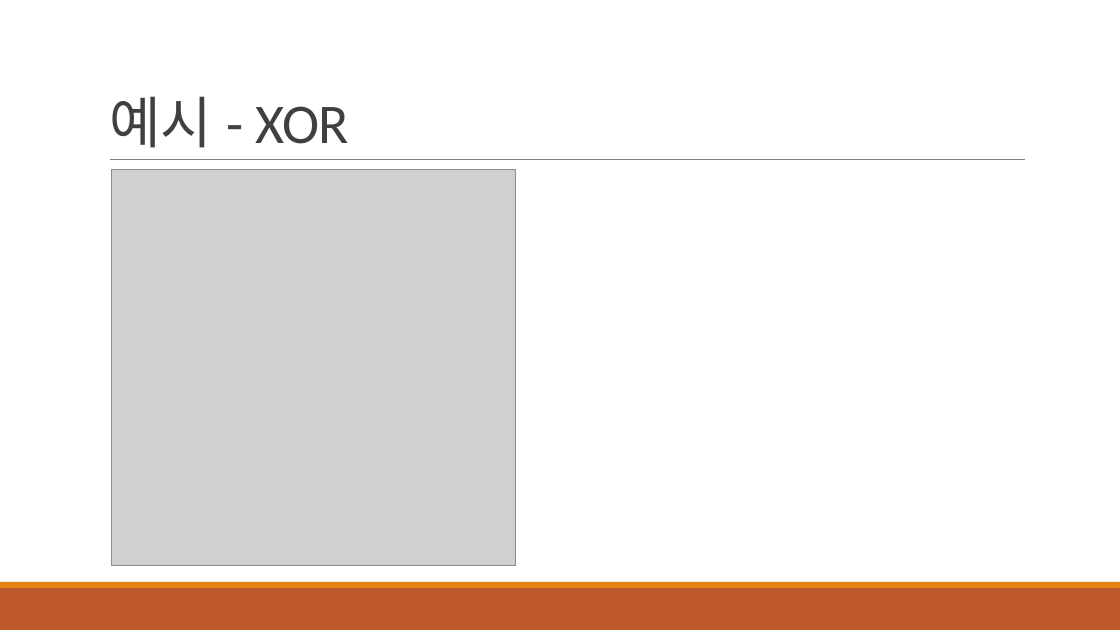
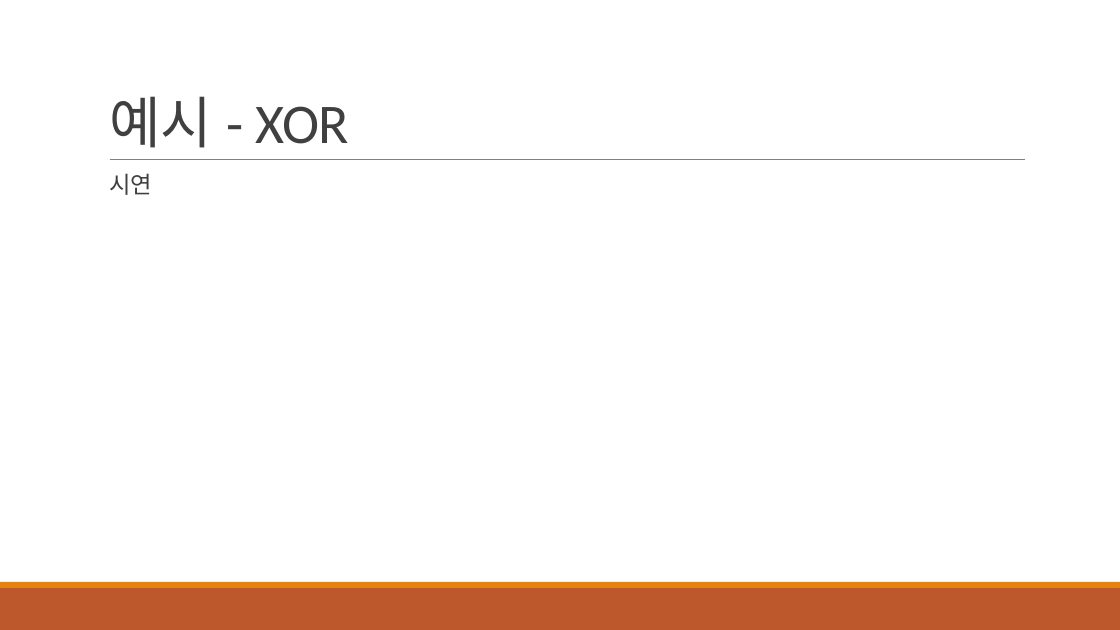
Before and after one commit to HYU-AILAB/ai-seminar, a slide deck: slide 17 of 01. MLP & FFNN/MLP_FFNN_김병조.pptx (slide 18 before the commit). Drawn at 1120x630 pixels with LibreOffice and Linux fonts; fonts in the diff are those of the drawing; grey boxes stand for pictures. Boxes give left, top, right and bottom in pixels: in the first picture for what was removed or moved away, otherwise in the second. Text is boxed around its words. In the diff, an @@ line names an element or a change of style, - is before the commit and + after.

```diff
--- a/01. MLP & FFNN/MLP_FFNN_김병조.pptx
+++ b/01. MLP & FFNN/MLP_FFNN_김병조.pptx
@@ text added at (109, 173, 152, 195), 20 pt, text #404040 @@
+  시연
@@ picture removed at (112, 170, 516, 566) @@
```
Also in this commit, not shown: 2 other slides changed, 6 slides added, 2 slides removed, 4 other files.
